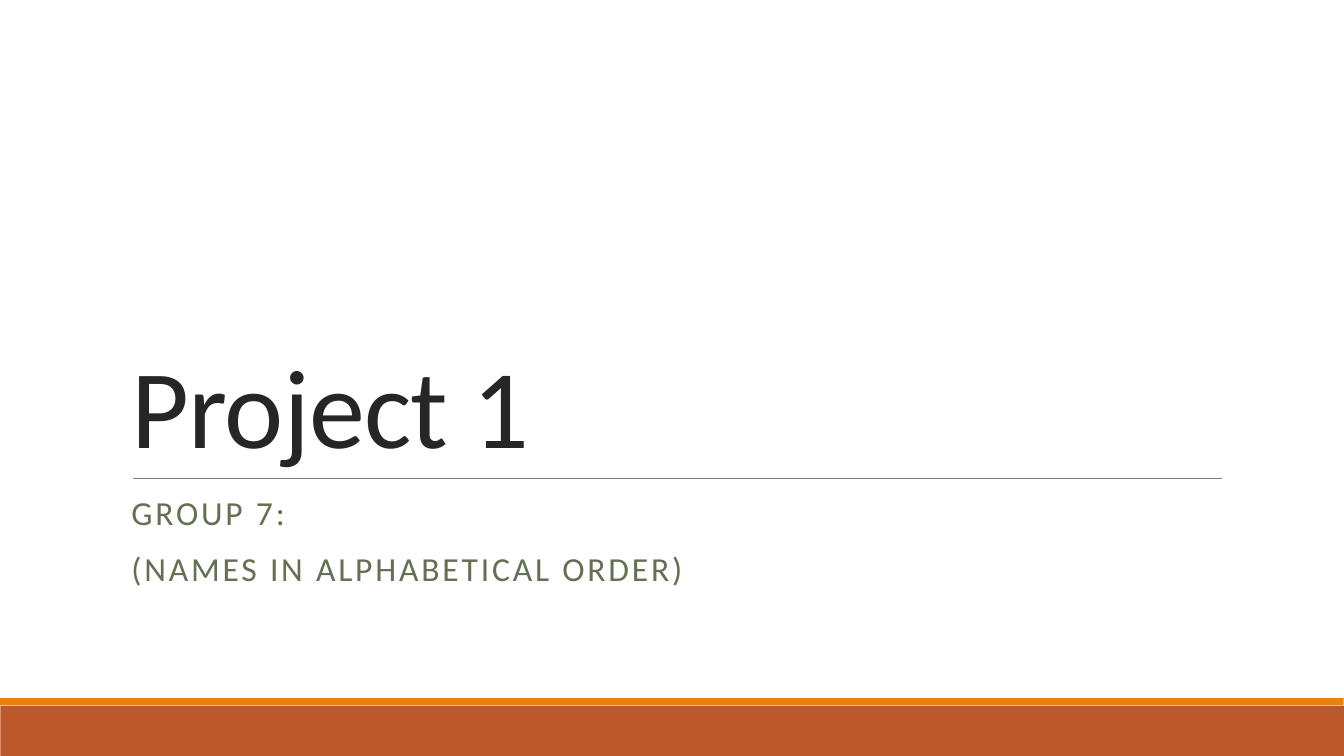
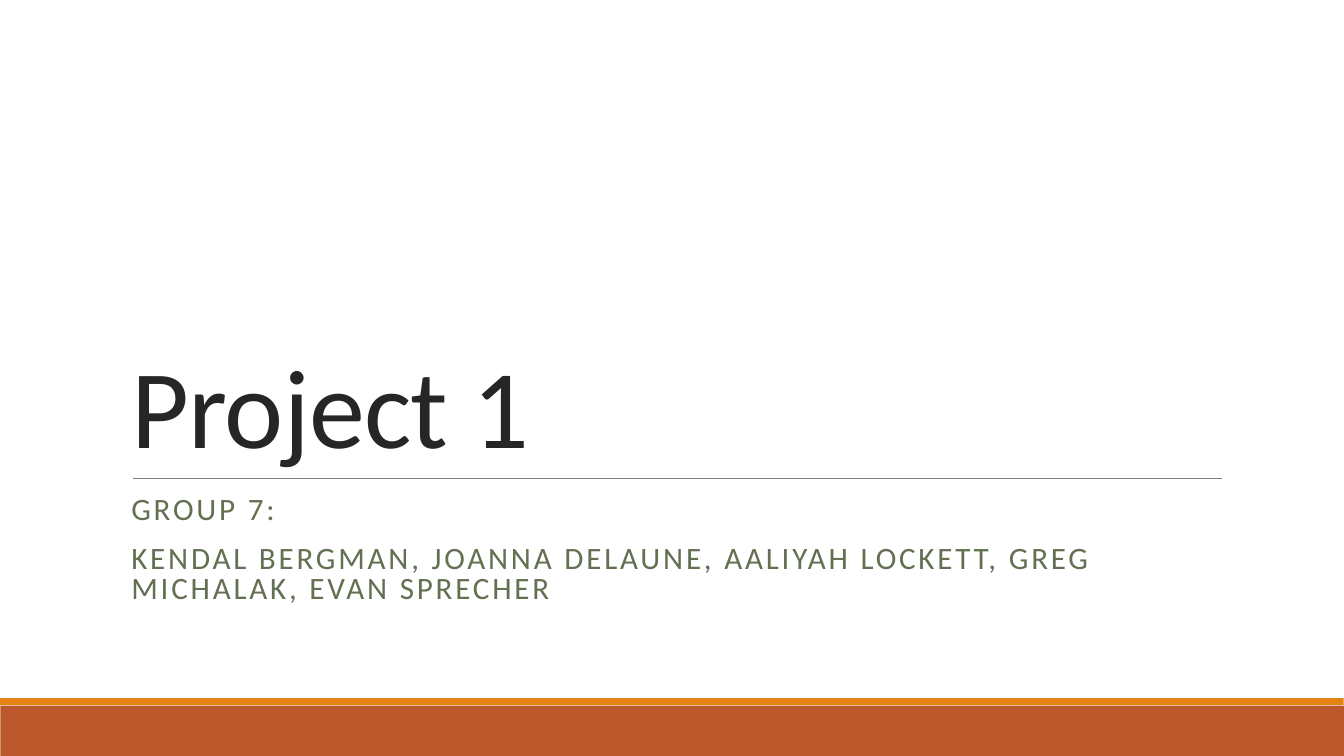
Before and after one commit to Evdawg/Project_1_Covid_Data, a slide deck: slide 1 of Project notes.pptx. Drawn at 1344x756 pixels with LibreOffice and Linux fonts; fonts in the diff are those of the drawing. Boxes give left, top, right and bottom in pixels: in the first picture for what was removed or moved away, otherwise in the second. Text is boxed around its words. In the diff, an @@ line names an element or a change of style, - is before the commit and + after.

```diff
--- a/Project notes.pptx
+++ b/Project notes.pptx
@@ subtitle at (131,500,275,520): size 24 to 22.2 pt in "GROUP 7:"; line spacing 0.9 to 0.8 @@
@@ subtitle at (131,549,1088,603): text changed; size 24 to 22.2 pt @@
-(NAMES IN ALPHABETICAL ORDER)
+KENDAL BERGMAN, JOANNA DELAUNE, AALIYAH LOCKETT, GREG MICHALAK, EVAN SPRECHER
```
Also in this commit, not shown: 3 other slides changed, 2 slides added.
